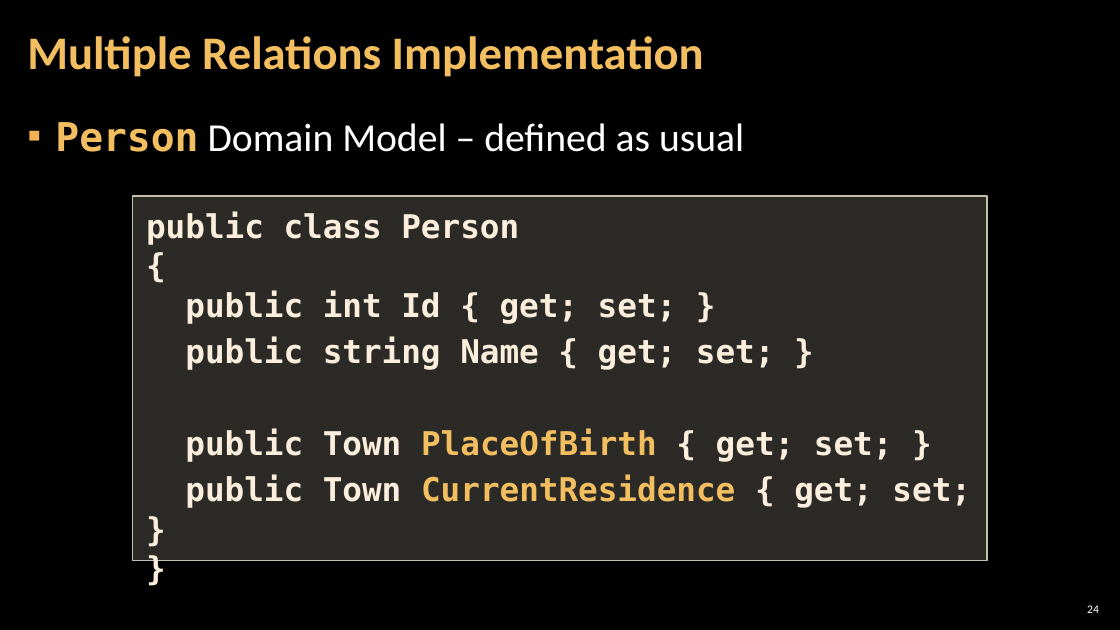
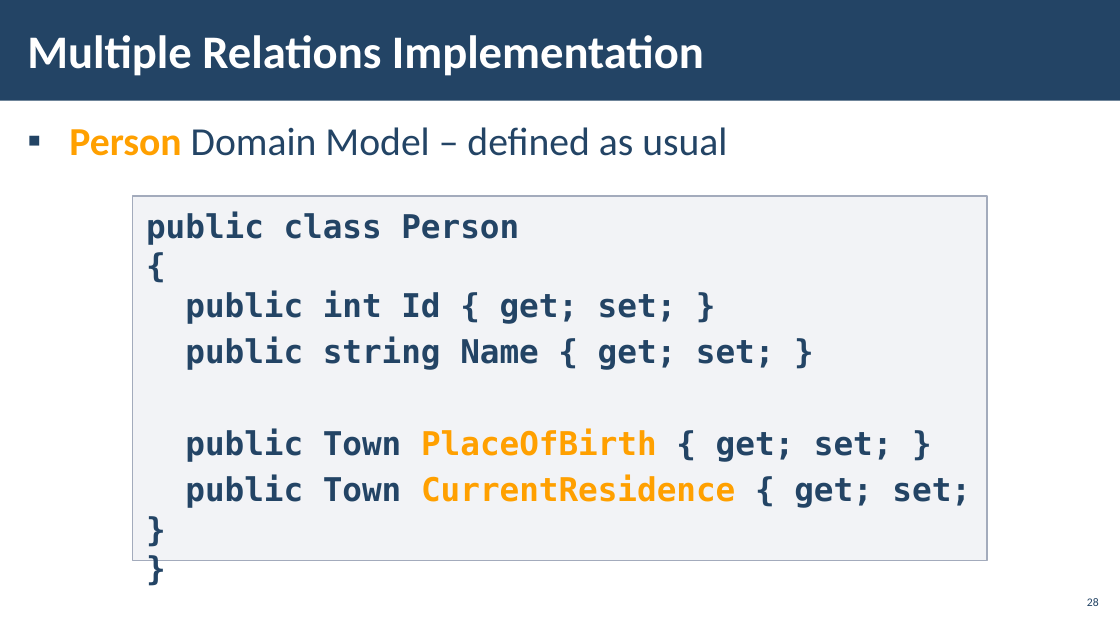
Before and after one commit to pirocorp/Databases-Advanced---Entity-Framework, a slide deck: slide 28 of 05. Entity Relations/05. DB-Advanced-EF-Core-Entity-Relations.pptx (slide 24 before the commit). Drawn at 1120x630 pixels with LibreOffice and Linux fonts; fonts in the diff are those of the drawing; background and template pictures are left out. Boxes give left, top, right and bottom in pixels: in the first picture for what was removed or moved away, otherwise in the second. Text is boxed around its words. In the diff, an @@ line names an element or a change of style, - is before the commit and + after.

```diff
--- a/05. Entity Relations/05. DB-Advanced-EF-Core-Entity-Relations.pptx
+++ b/05. Entity Relations/05. DB-Advanced-EF-Core-Entity-Relations.pptx
@@ rectangle added at (x1=0, y1=0, x2=1120, y2=101), fill #234465 @@
@@ title "Multiple Relations Implementation" at (x1=27, y1=35, x2=704, y2=76): text colour #F3BE60 to #FFFFFF; line spacing 0.9 to 1 @@
@@ text "Person Domain Model – defined ..." at (x1=69, y1=127, x2=727, y2=156): font DejaVu Sans Mono to Calibri, text colour #F3BE60 to #FFA000 in "Person"; text colour #FFFFFF to #234465 in "Domain Model – defined as usual"; indent changed; bullet colour #F2B254 to #234465 @@
@@ rectangle "public class Person" at (x1=133, y1=196, x2=987, y2=560): text colour #FBEEDC to #234465 in "public class Person", "{", "public int Id { get; set; }", "public string Name { get; set; }" and 3 more places; text colour #F3BE60 to #FFA000 in "PlaceOfBirth", "CurrentResidence"; fill #D9D5C7 at 20% opacity to #C2C7D2 at 20% opacity; outline #C7BFAC 1 pt to #A3ABBC 1 pt @@
@@ page number added at (x1=1087, y1=598, x2=1099, y2=606), 10 pt, text #234465 @@
+28
@@ page number removed at (x1=1087, y1=605, x2=1099, y2=613) @@
-24
```
Also in this commit, not shown: 27 other slides changed, 27 slides added, 3 slides removed.
